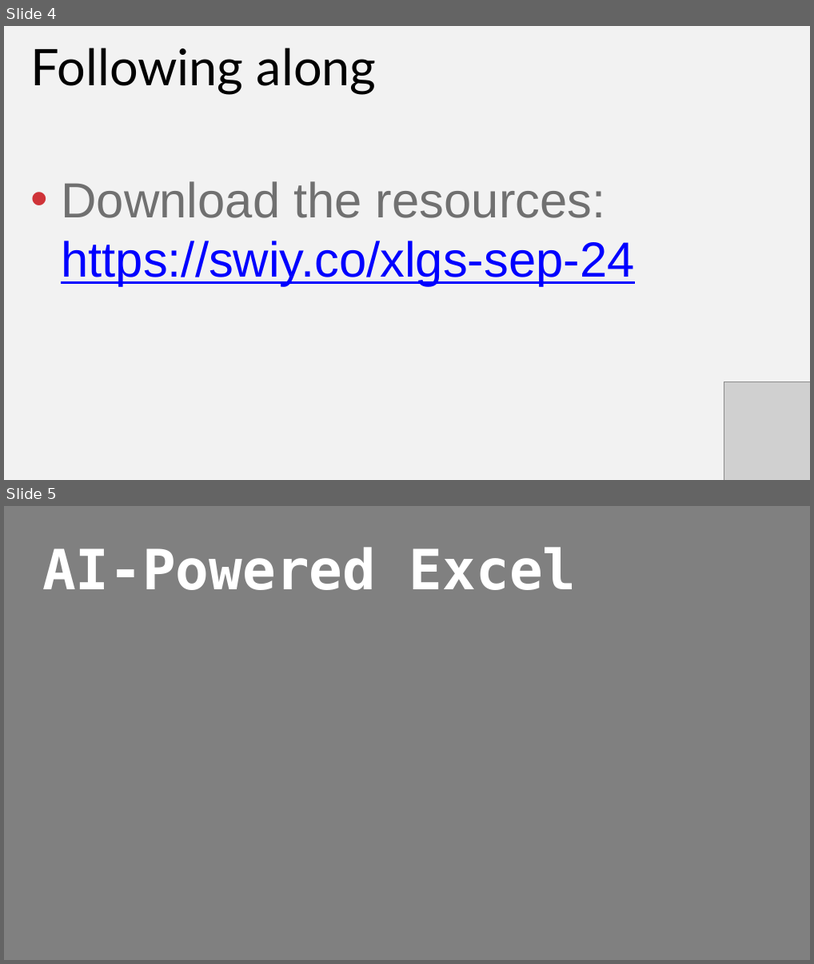
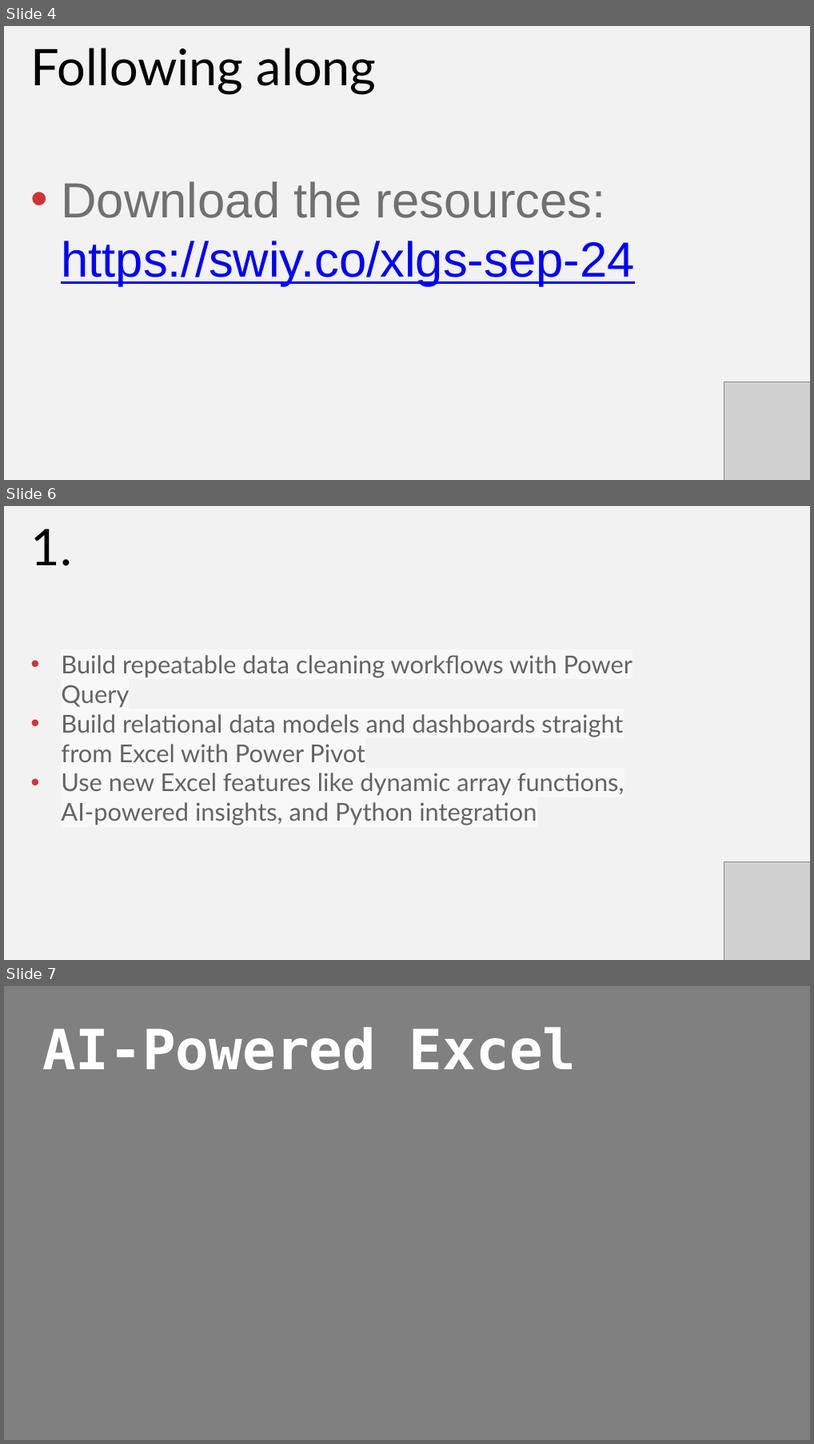
Before and after one commit to stringfestdata/gxls-mdae, a slide deck: xlgs-mdae-sep-2024-slides.pptx. Shown one above the other, each under a label of ours: slides 4 and 5 before the commit, slides 4, 6 and 7 after it; the slides between them are not shown. The pictures are 814x964 and 814x1444 pixels, drawn with LibreOffice and Linux fonts; fonts in the diff are those of the drawing; grey boxes stand for pictures. Boxes give left, top, right and bottom in pixels: in the first picture for what was removed or moved away, otherwise in the second. Text is boxed around its words. In the diff, an @@ line names an element or a change of style, - is before the commit and + after.

```diff
--- a/xlgs-mdae-sep-2024-slides.pptx
+++ b/xlgs-mdae-sep-2024-slides.pptx
@@ slide 6 added at bbox=[4, 506, 810, 960], background #F2F2F2 @@
@@ text added at bbox=[31, 528, 72, 566], 90 pt, text #000000 @@
+1.
@@ text added at bbox=[61, 655, 633, 825], 44 pt, text #646464 @@
+• Build repeatable data cleaning workflows with Power Query
+• Build relational data models and dashboards straight from Excel with Power Pivot
+• Use new Excel features like dynamic array functions, AI-powered insights, and Python integration
@@ picture added at bbox=[725, 861, 810, 960] @@
@@ what was slide 5 is now slide 7 @@
```
Also in this commit, not shown: 1 slide changed, 1 other slide added.
